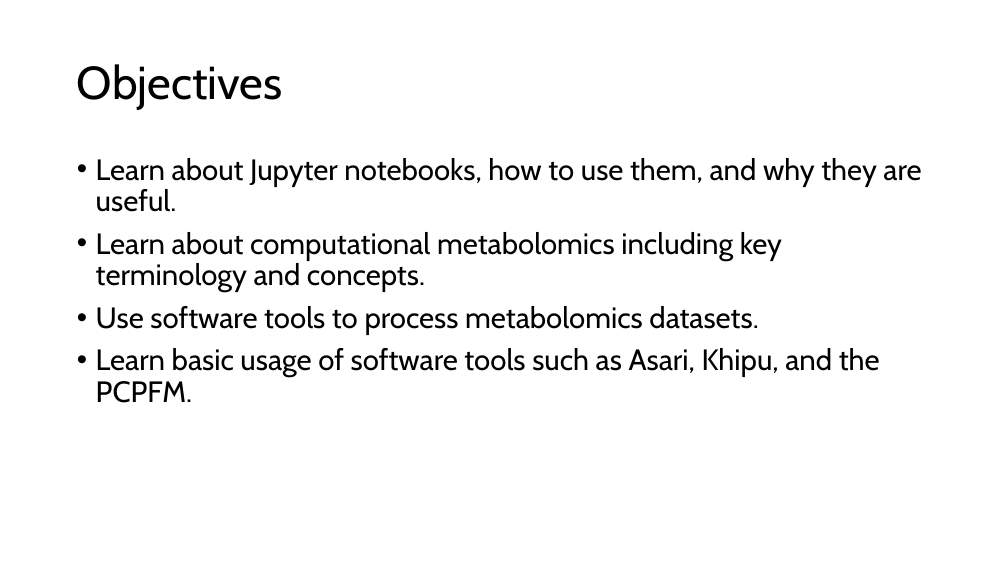
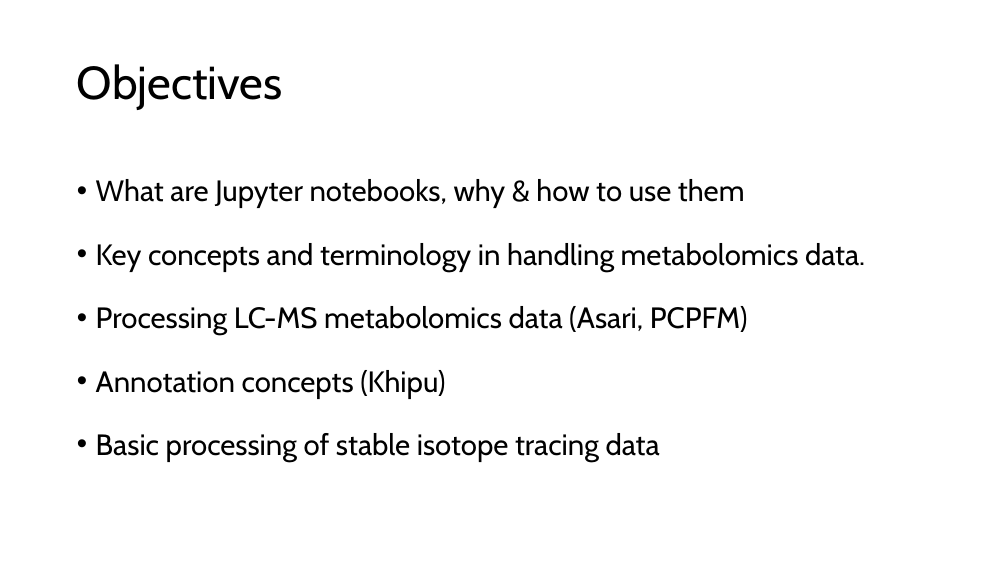
Before and after one commit to shuzhao-li-lab/MANA2024, a slide deck: slide 3 of Slides.pptx (slide 2 before the commit). Drawn at 1008x567 pixels with LibreOffice and Linux fonts; fonts in the diff are those of the drawing. Boxes give left, top, right and bottom in pixels: in the first picture for what was removed or moved away, otherwise in the second. Text is boxed around its words. In the diff, an @@ line names an element or a change of style, - is before the commit and + after.

```diff
--- a/Slides.pptx
+++ b/Slides.pptx
@@ text at <box>96,179,865,462</box>: text changed @@
-• Learn about Jupyter notebooks, how to use them, and why they are useful.
-• Learn about computational metabolomics including key terminology and concepts.
-• Use software tools to process metabolomics datasets.
-• Learn basic usage of software tools such as Asari, Khipu, and the PCPFM.
+• What are Jupyter notebooks, why & how to use them
+• Key concepts and terminology in handling metabolomics data.
+• Processing LC-MS metabolomics data (Asari, PCPFM)
+• Annotation concepts (Khipu)
+• Basic processing of stable isotope tracing data
```
Also in this commit, not shown: 5 other slides changed, 5 slides added, 1 slide removed.
